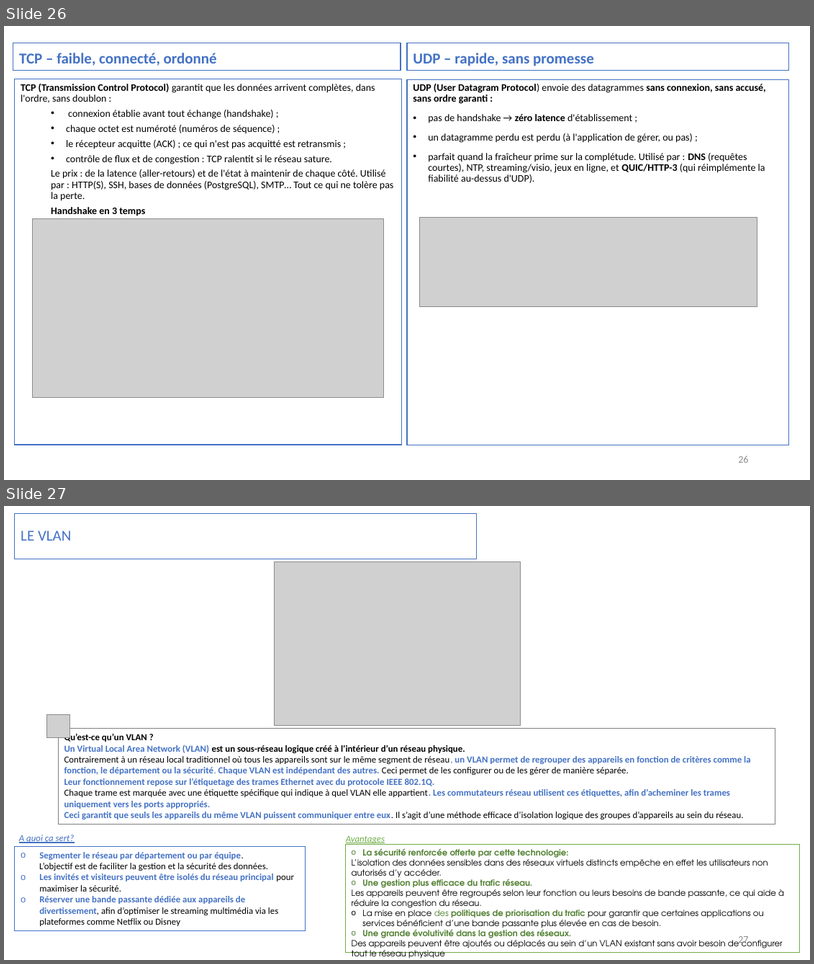
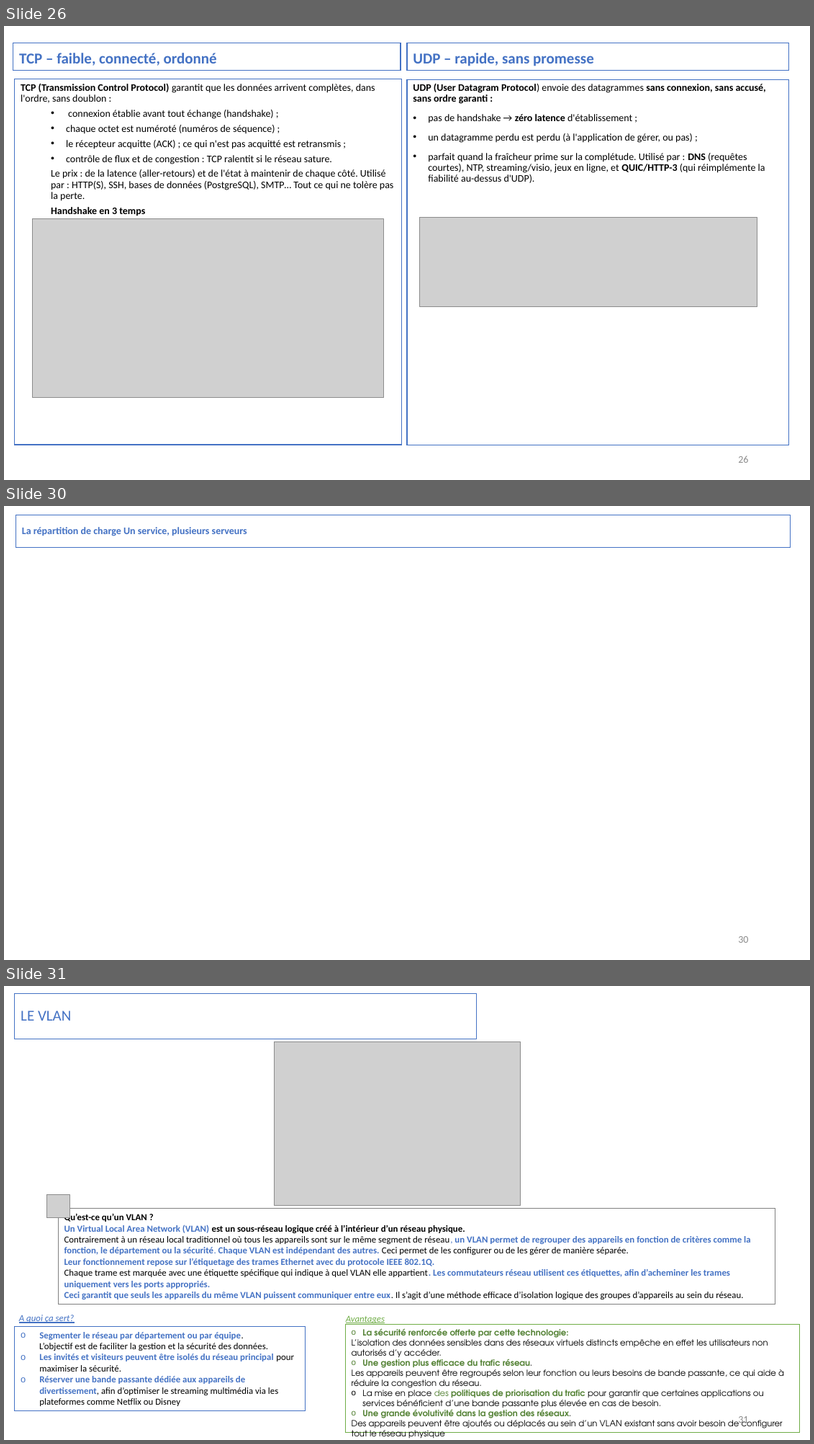
Before and after one commit to InesZ59/Cours_Python_M2i, a slide deck: RESEAU/Les_Fondements_du_reseau.pptx. Shown one above the other, each under a label of ours: slides 26 and 27 before the commit, slides 26, 30 and 31 after it; the slides between them are not shown. The pictures are 814x964 and 814x1444 pixels, drawn with LibreOffice and Linux fonts; fonts in the diff are those of the drawing; grey boxes stand for pictures. Boxes give left, top, right and bottom in pixels: in the first picture for what was removed or moved away, otherwise in the second. Text is boxed around its words. In the diff, an @@ line names an element or a change of style, - is before the commit and + after.

```diff
--- a/RESEAU/Les_Fondements_du_reseau.pptx
+++ b/RESEAU/Les_Fondements_du_reseau.pptx
@@ slide 30 added at [4, 506, 810, 960], background #FFFFFF @@
@@ title added at [16, 515, 791, 548], outline #4472C4 0.75 pt, 12 pt, text #4472C4, bold @@
+La répartition de charge Un service, plusieurs serveurs
@@ page number added at [738, 936, 748, 942], 12 pt, text #8C8C8C @@
+30
@@ what was slide 27 is now slide 31 @@
@@ page number at [738, 1416, 748, 1425]: text changed @@
-27
+31
```
Also in this commit, not shown: 3 other slides added, 3 other files.
